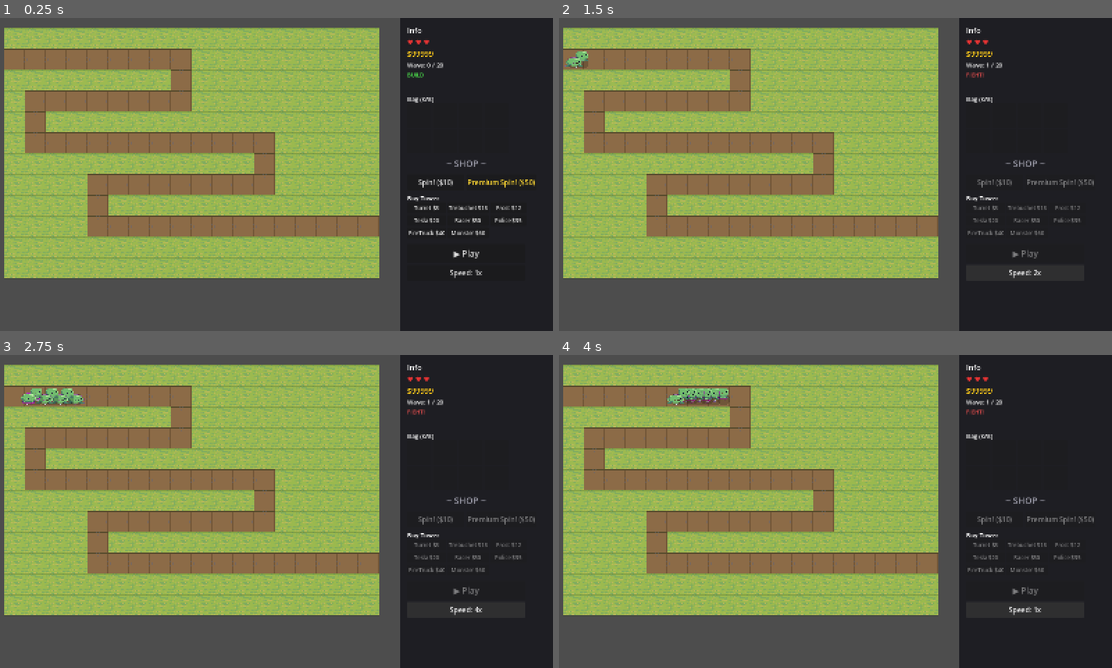
Above: before the commit, frames 1-4 (two rows, left to right).
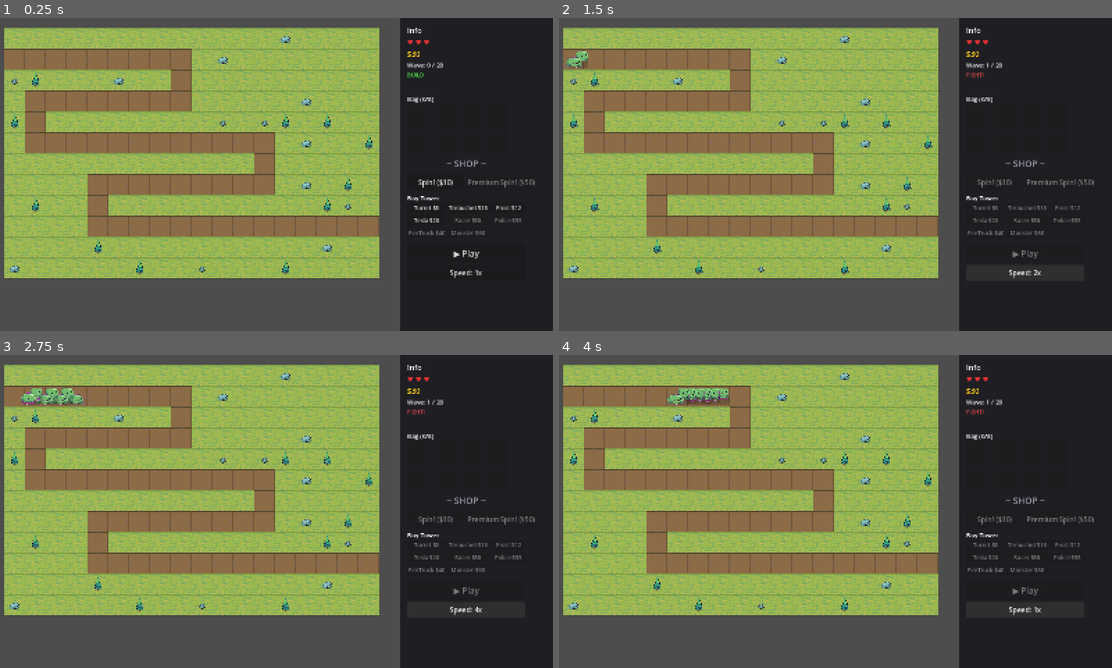
Above: after the commit, the same moments.

Repository: pkyosx/veincraft
Game: Godot game, scene res://scenes/main.tscn
Same seed, same stepped clock (60 frames per second), same inputs: the game is played once before the commit and once after it. Sound files missing from this copy of the repository are replaced by a short silence.
Inputs:
- Up to frame 1 (0.25 s): no input
- Up to frame 2 (1.5 s): click "▶ Play" at 0.5 s; click "Speed: 1x" at 1.25 s
- Up to frame 3 (2.75 s): click "Speed: 2x" at 2 s
- Up to frame 4 (4 s): click "Speed: 4x" at 2.75 s; click "Speed: 8x" at 3.5 s

The runs differ from the first frame. In frame 1, 1.1% of the frame differs, in the area x 1-97%, y 5-83%; in frame 2, 0.8%; in frame 3, 0.8%; in frame 4, 0.8%.

Commit message:
Restore obstacles, reset starting gold and fix wave 1.

Diff:
--- a/scripts/game_data.gd
+++ b/scripts/game_data.gd
@@ -152,7 +152,7 @@
 const PREMIUM_SPIN_COST: int = 50
 const MAX_BAG: int = 8
 const MAX_HP: int = 3
-const STARTING_GOLD: int = 99999
+const STARTING_GOLD: int = 30
 const KILL_GOLD: int = 3
 
 # Winding path through the 18x12 grid
--- a/scripts/main.gd
+++ b/scripts/main.gd
@@ -70,8 +70,27 @@
 		grid[p.y][p.x] = GameData.Cell.PATH
 		path_set[p] = true
 
-	# No obstacles
-
+	# Generate random obstacles
+	for y in range(GameData.GRID_H):
+		for x in range(GameData.GRID_W):
+			if grid[y][x] == GameData.Cell.EMPTY:
+				# 15% chance to be an obstacle
+				if randf() < 0.15:
+					var pos = Vector2i(x, y)
+					grid[y][x] = GameData.Cell.ROCK if randf() > 0.4 else GameData.Cell.TREE
+					# ~40% chance to hide a treasure in the obstacle
+					if randf() < 0.4:
+						var treasure_roll: float = randf()
+						if treasure_roll < 0.3:
+							hidden_treasures[pos] = "gold"
+						elif treasure_roll < 0.55:
+							hidden_treasures[pos] = GameData.ItemType.TURRET
+						elif treasure_roll < 0.75:
+							hidden_treasures[pos] = GameData.ItemType.UPGRADE_DMG
+						elif treasure_roll < 0.9:
+							hidden_treasures[pos] = GameData.ItemType.UPGRADE_SPEED
+						else:
+							hidden_treasures[pos] = GameData.ItemType.TREBUCHET
 func cell_to_world(pos: Vector2i) -> Vector2:
 	return GameData.GRID_OFFSET + Vector2(pos.x * GameData.CELL_SIZE + GameData.CELL_SIZE / 2, pos.y * GameData.CELL_SIZE + GameData.CELL_SIZE / 2)
 
Not shown, changed: CLAUDE.md
